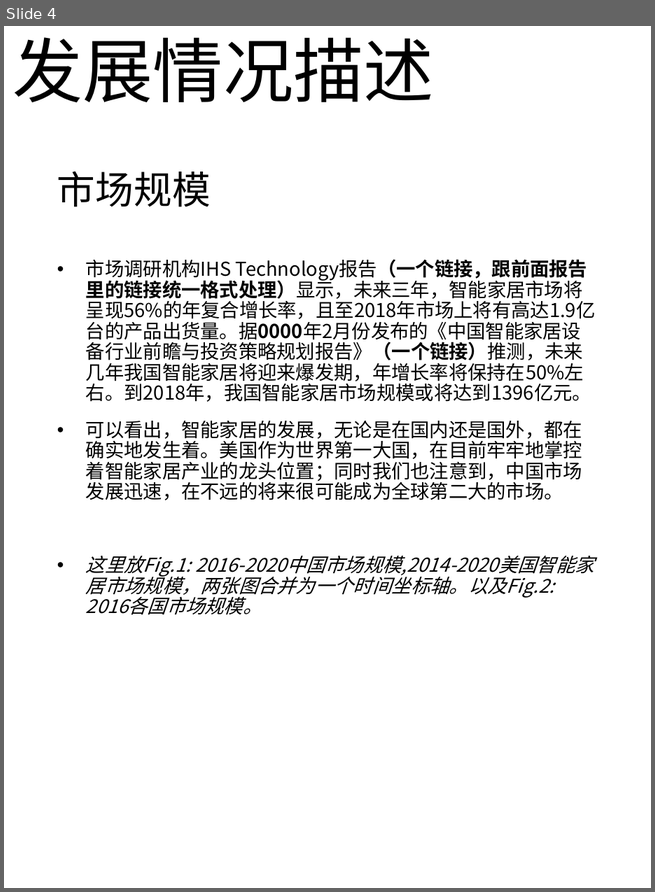
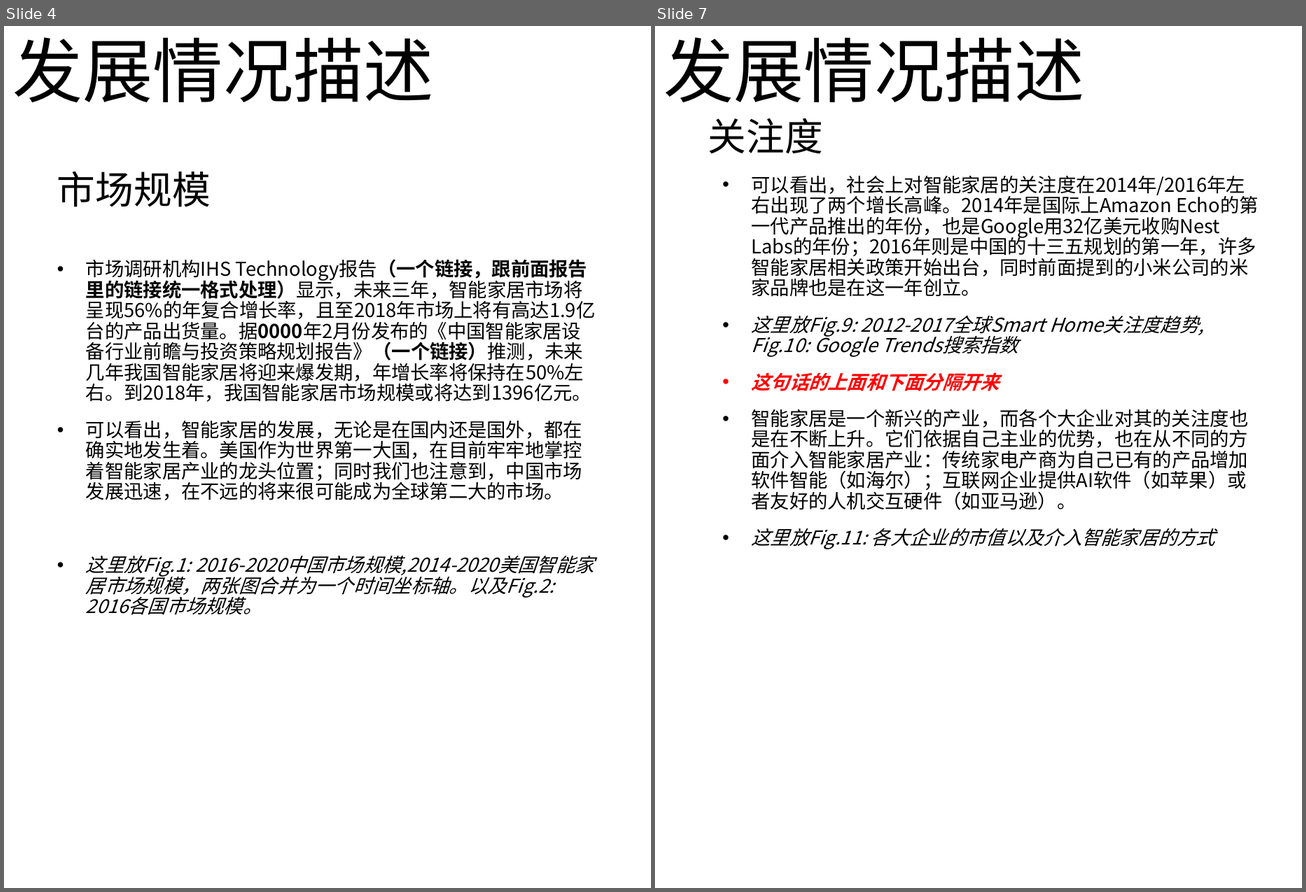
Before and after one commit to RLi43/Industry-Frontier, a slide deck: 市场/排版.pptx. Shown side by side, each under a label of ours: slide 4 before the commit, slides 4 and 7 after it; the slides between them are not shown. The pictures are 655x892 and 1306x892 pixels, drawn with LibreOffice and Linux fonts; fonts in the diff are those of the drawing. Boxes give left, top, right and bottom in pixels: in the first picture for what was removed or moved away, otherwise in the second. Text is boxed around its words. In the diff, an @@ line names an element or a change of style, - is before the commit and + after.

Commit message:
发展情况和原因分析基本上弄完了，.md里面还有几个问题

```diff
--- a/市场/排版.pptx
+++ b/市场/排版.pptx
@@ slide 7 added at bbox=[655, 26, 1302, 888], background #FFFFFF @@
@@ title added at bbox=[663, 37, 1085, 103], 58.7 pt, text #000000 @@
+发展情况描述
@@ text added at bbox=[708, 118, 823, 154], 32 pt, text #000000 @@
+关注度
@@ text added at bbox=[751, 176, 1256, 550], 16 pt, text #000000 @@
+• 可以看出，社会上对智能家居的关注度在2014年/2016年左右出现了两个增长高峰。2014年是国际上Amazon Echo的第一代产品推出的年份，也是Google用32亿美元收购Nest Labs的年份；2016年则是中国的十三五规划的第一年，许多智能家居相关政策开始出台，同时前面提到的小米公司的米家品牌也是在这一年创立。
+• 这里放Fig.9: 2012-2017全球Smart Home关注度趋势, Fig.10: Google Trends搜索指数
+• 这句话的上面和下面分隔开来
+• 智能家居是一个新兴的产业，而各个大企业对其的关注度也是在不断上升。它们依据自己主业的优势，也在从不同的方面介入智能家居产业：传统家电产商为自己已有的产品增加软件智能（如海尔）；互联网企业提供AI软件（如苹果）或者友好的人机交互硬件（如亚马逊）。
+• 这里放Fig.11: 各大企业的市值以及介入智能家居的方式
```
Also in this commit, not shown: 3 slides changed, 4 other slides added, 1 other file.
